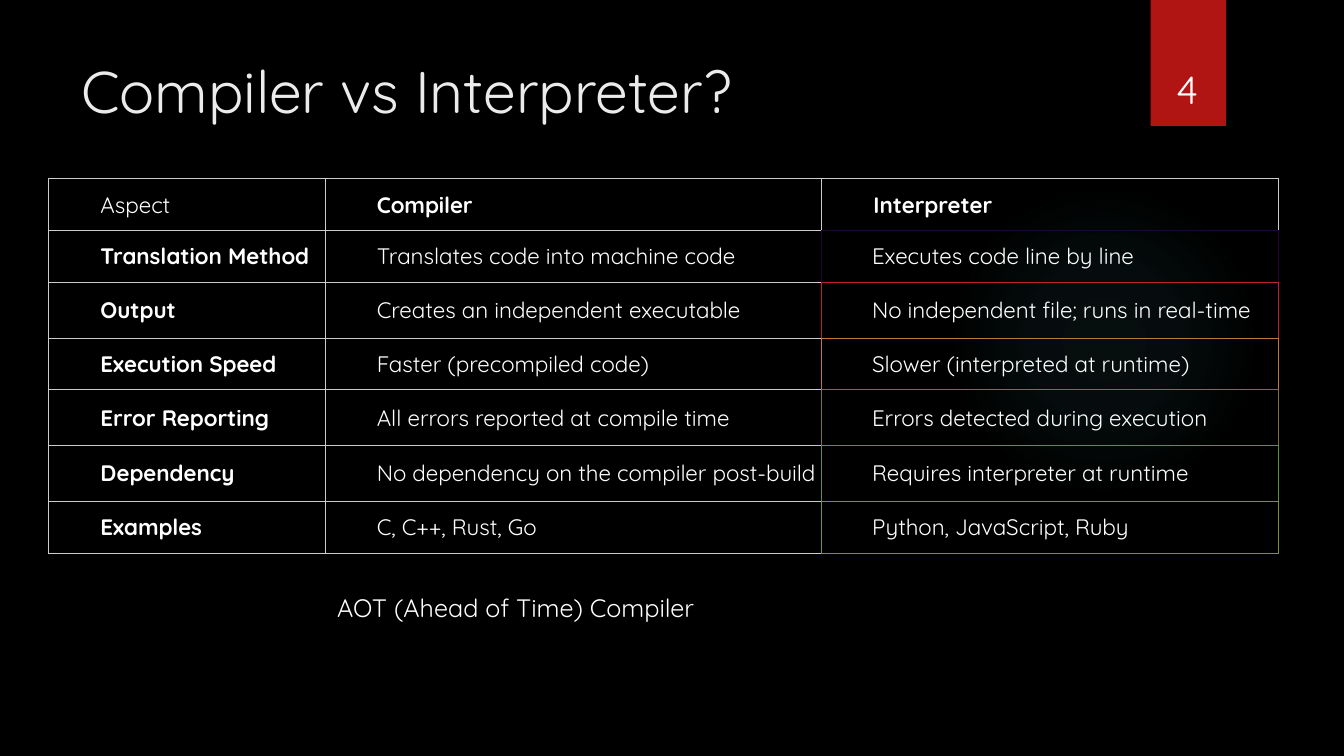
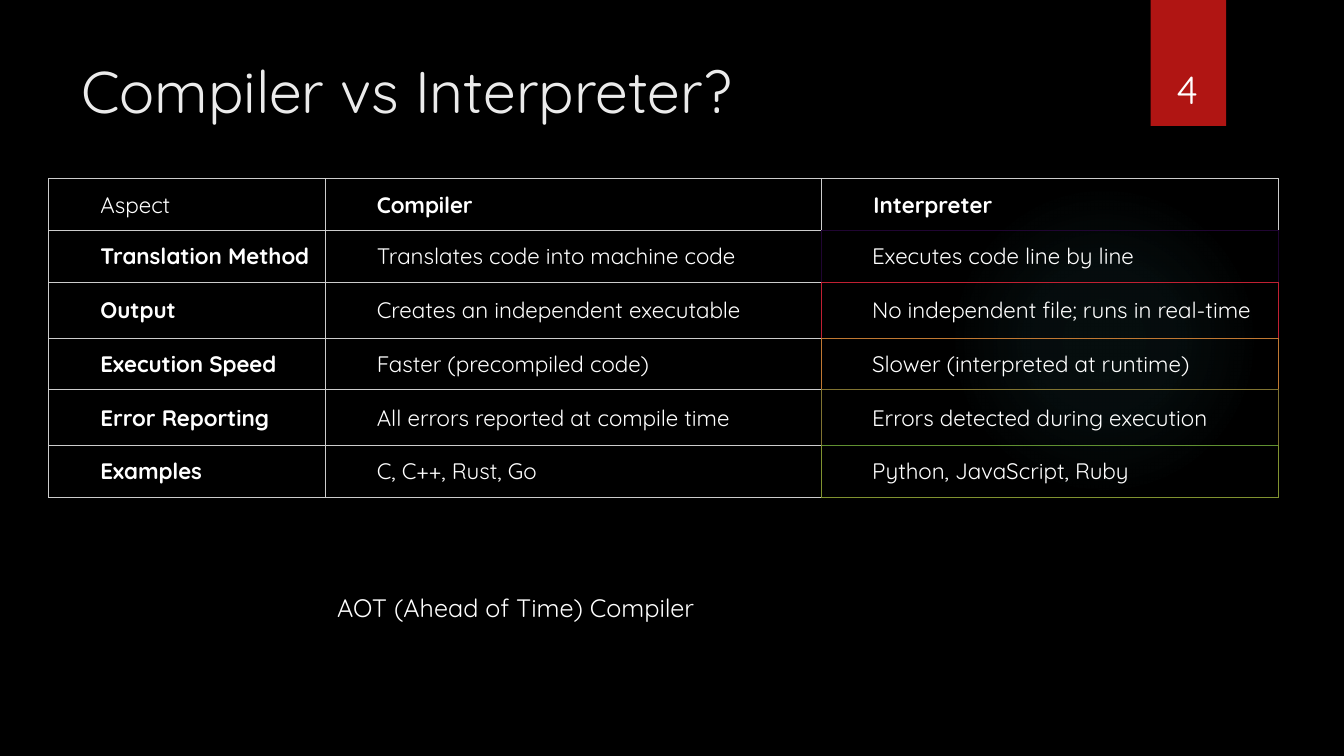
Before and after one commit to sebivenlo/esd-2024-jit-compiler, a slide deck: slide 4 of documents/presentation/presentation jit compiler.pptx. Drawn at 1344x756 pixels with LibreOffice and Linux fonts; fonts in the diff are those of the drawing; background and template pictures are left out. Boxes give left, top, right and bottom in pixels: in the first picture for what was removed or moved away, otherwise in the second. Text is boxed around its words. In the diff, an @@ line names an element or a change of style, - is before the commit and + after.

```diff
--- a/documents/presentation/presentation jit compiler.pptx
+++ b/documents/presentation/presentation jit compiler.pptx
@@ table at (48, 178, 1278, 497) @@
-row 6: Dependency | No dependency on the compiler post-build | Requires interpreter at runtime
```
Also in this commit, not shown: 4 other slides changed.
